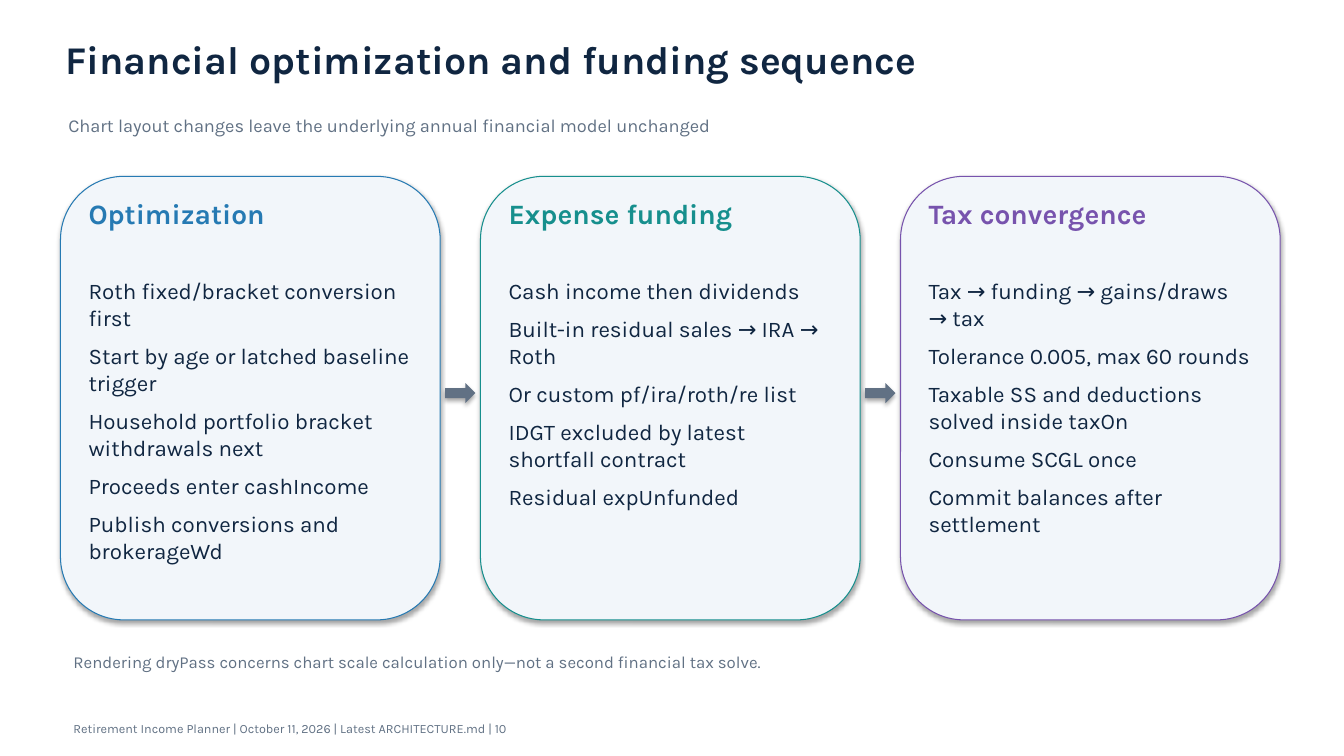
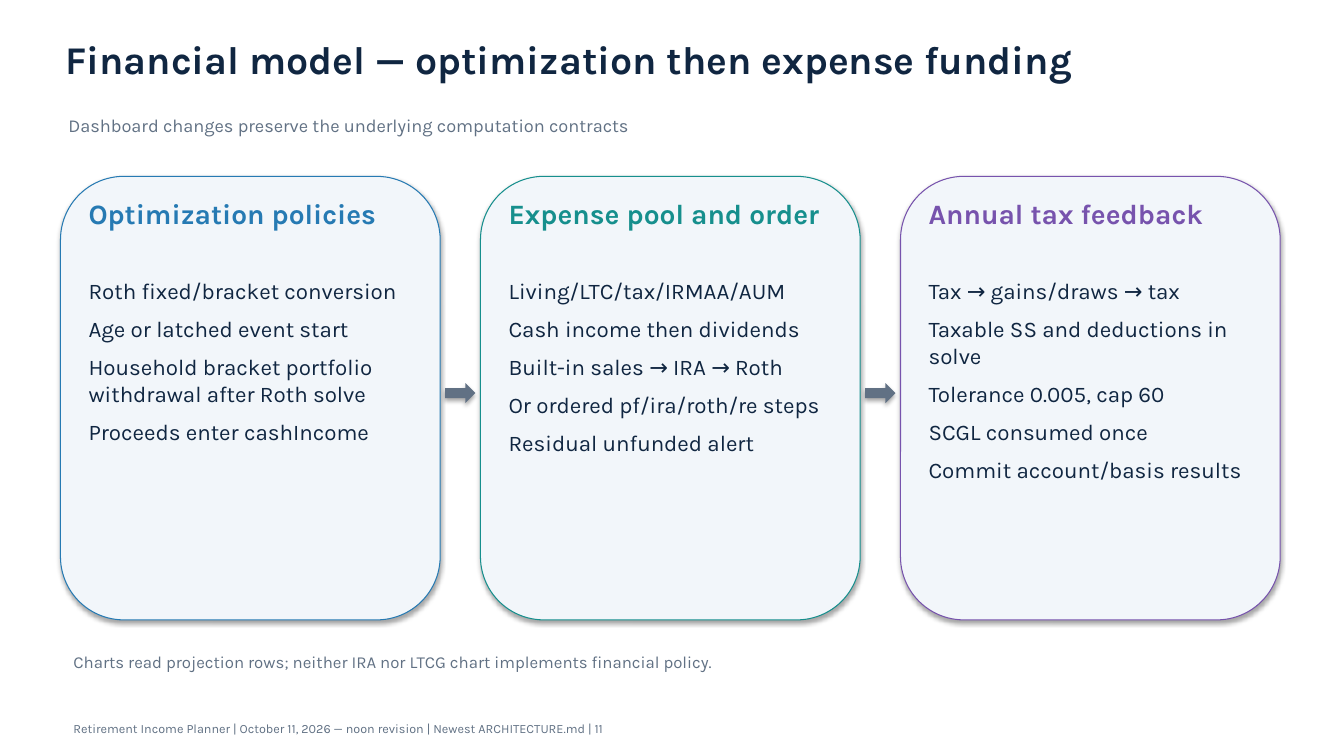
Before and after one commit to howardc64/retirefin, a slide deck: slide 11 of docs/retirement_income_planner_architecture.pptx (slide 10 before the commit). Drawn at 1344x756 pixels with LibreOffice and Linux fonts; fonts in the diff are those of the drawing. Boxes give left, top, right and bottom in pixels: in the first picture for what was removed or moved away, otherwise in the second. Text is boxed around its words. In the diff, an @@ line names an element or a change of style, - is before the commit and + after.

```diff
--- a/docs/retirement_income_planner_architecture.pptx
+++ b/docs/retirement_income_planner_architecture.pptx
@@ text at [65,46,1071,84]: text changed @@
-Financial optimization and funding sequence
+Financial model — optimization then expense funding
@@ text at [68,119,628,137]: text changed @@
-Chart layout changes leave the underlying annual financial model unchanged
+Dashboard changes preserve the underlying computation contracts
@@ text at [89,204,376,231]: text changed @@
-Optimization
+Optimization policies
@@ text at [509,204,819,231]: text changed @@
-Expense funding
+Expense pool and order
@@ text at [929,204,1203,225]: text changed @@
-Tax convergence
+Annual tax feedback
@@ text at [89,282,396,403]: text changed @@
-Roth fixed/bracket conversion first
-Start by age or latched baseline trigger
-Household portfolio bracket withdrawals next
+Roth fixed/bracket conversion
+Age or latched event start
+Household bracket portfolio withdrawal after Roth solve
@@ text at [509,282,786,305]: paragraph added @@
+Living/LTC/tax/IRMAA/AUM
@@ text at [929,282,1241,480]: text changed @@
-Tax → funding → gains/draws → tax
-Tolerance 0.005, max 60 rounds
-Taxable SS and deductions solved inside taxOn
-Consume SCGL once
-Commit balances after settlement
+Tax → gains/draws → tax
+Taxable SS and deductions in solve
+Tolerance 0.005, cap 60
+SCGL consumed once
+Commit account/basis results
@@ text at [509,359,819,452]: text changed @@
-Built-in residual sales → IRA → Roth
-Or custom pf/ira/roth/re list
-IDGT excluded by latest shortfall contract
-Residual expUnfunded
+Built-in sales → IRA → Roth
+Or ordered pf/ira/roth/re steps
+Residual unfunded alert
@@ text at [89,516,339,565]: paragraph removed @@
-Publish conversions and brokerageWd
@@ text at [73,656,712,672]: text changed @@
-Rendering dryPass concerns chart scale calculation only—not a second financial tax solve.
+Charts read projection rows; neither IRA nor LTCG chart implements financial policy.
@@ text at [73,724,603,734]: text changed @@
-Retirement Income Planner | October 11, 2026 | Latest ARCHITECTURE.md | 10
+Retirement Income Planner | October 11, 2026 — noon revision | Newest ARCHITECTURE.md | 11
```
Also in this commit, not shown: 9 other slides changed, 5 slides added, 4 slides removed, 16 other files.
